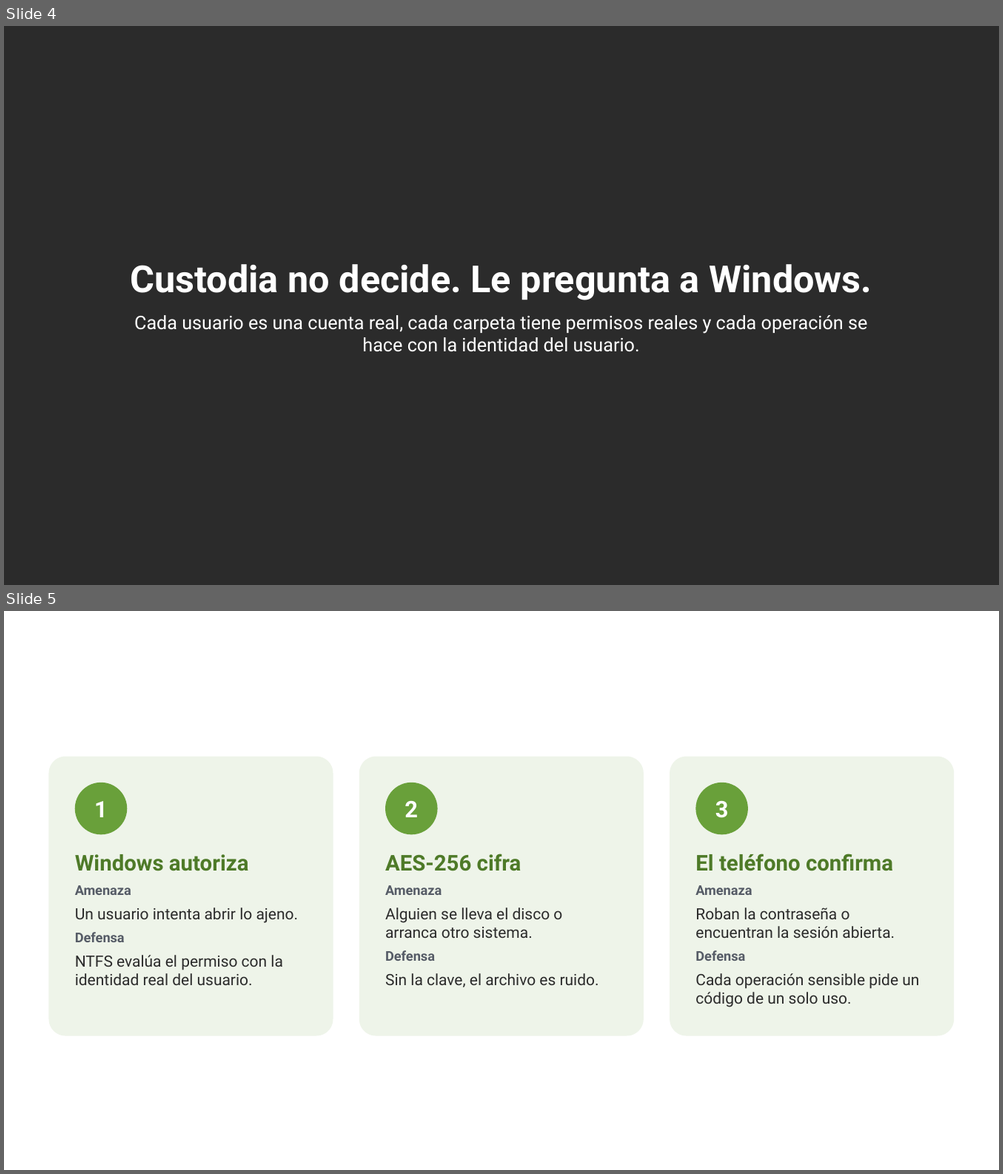
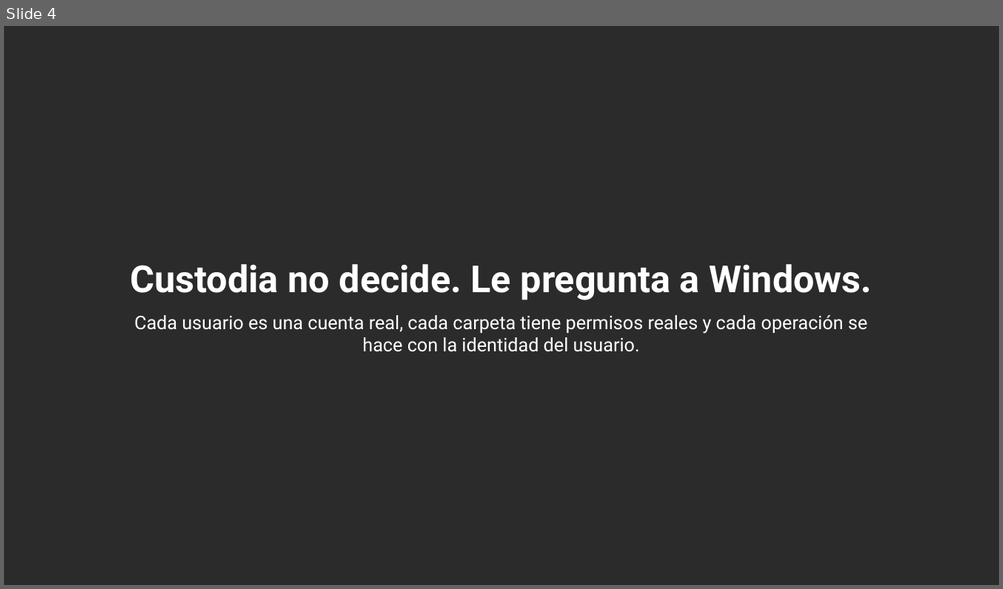
Before and after one commit to yanni2327/custodia, a slide deck: docs/Custodia_charla_TED.pptx. Shown one above the other, each under a label of ours: slides 4 and 5 before the commit, slide 4 after it. The pictures are 1003x1174 and 1003x589 pixels, drawn with LibreOffice and Linux fonts; fonts in the diff are those of the drawing; background and template pictures are left out; a plain dark background stands for a picture behind light text. Boxes give left, top, right and bottom in pixels: in the first picture for what was removed or moved away, otherwise in the second. Text is boxed around its words. In the diff, an @@ line names an element or a change of style, - is before the commit and + after.

```diff
--- a/docs/Custodia_charla_TED.pptx
+++ b/docs/Custodia_charla_TED.pptx
@@ slide 5 removed at <box>4,611,999,1170</box>, background picture (left out) @@
@@ text removed at <box>29,645,791,691</box> @@
-Tres capas contra tres amenazas
@@ rounded rectangle removed at <box>48,757,333,1037</box> @@
@@ rounded rectangle removed at <box>359,757,643,1037</box> @@
@@ rounded rectangle removed at <box>669,757,954,1037</box> @@
@@ ellipse removed at <box>75,783,127,834</box> @@
-1
@@ ellipse removed at <box>385,783,438,834</box> @@
-2
@@ ellipse removed at <box>696,783,748,834</box> @@
-3
@@ text removed at <box>75,854,299,985</box> @@
-Windows autoriza
-Amenaza
-Un usuario intenta abrir lo ajeno.
-Defensa
-NTFS evalúa el permiso con la identidad real del usuario.
@@ text removed at <box>385,854,599,988</box> @@
-AES-256 cifra
-Amenaza
-Alguien se lleva el disco o arranca otro sistema.
-Defensa
-Sin la clave, el archivo es ruido.
@@ text removed at <box>695,854,919,1008</box> @@
-El teléfono confirma
-Amenaza
-Roban la contraseña o encuentran la sesión abierta.
-Defensa
-Cada operación sensible pide un código de un solo uso.
```
Also in this commit, not shown: 2 slides changed, 6 other slides removed.
